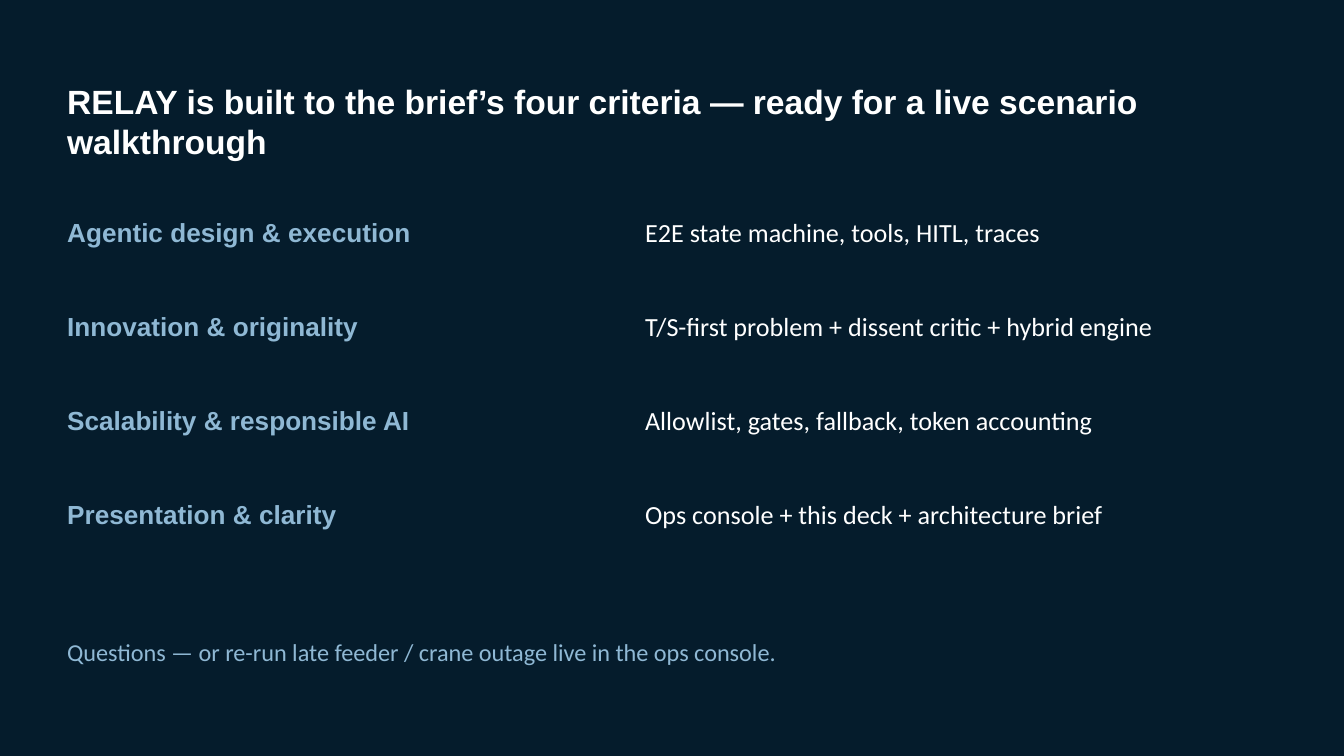
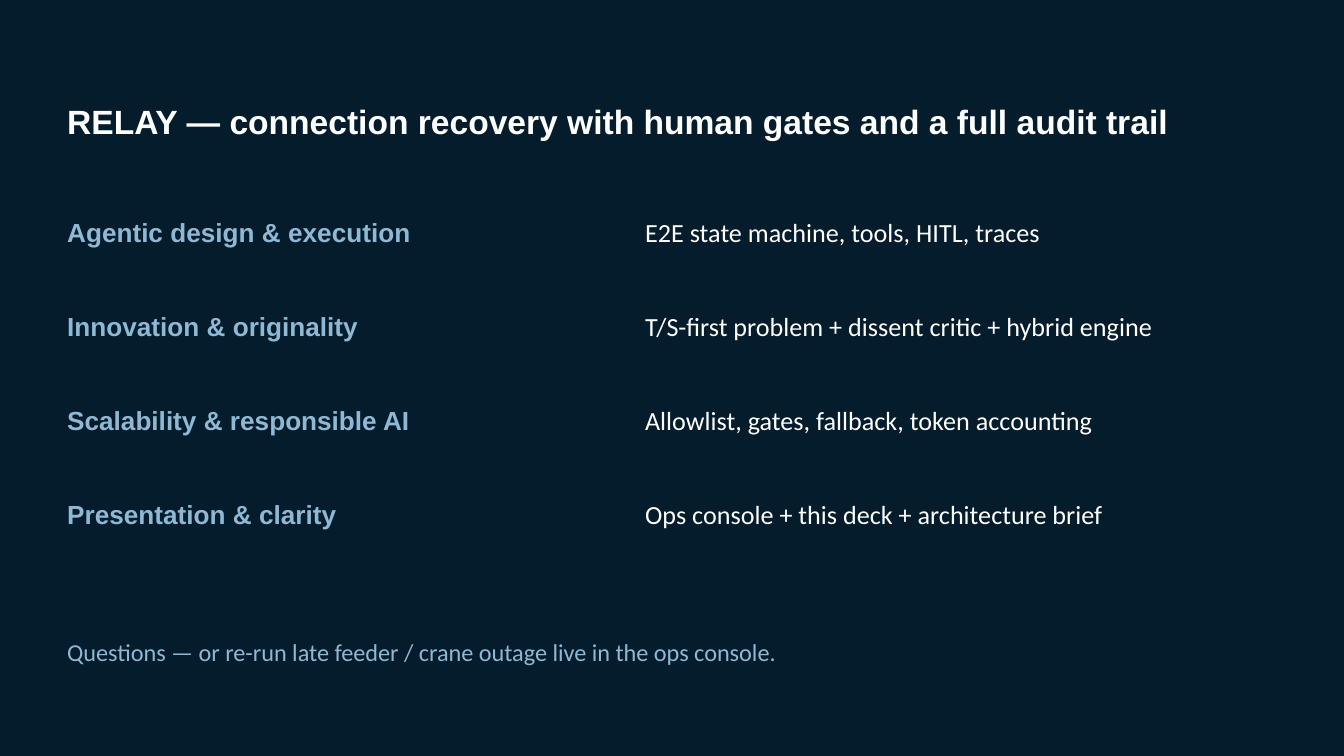
Before and after one commit to piyaphat38030/psa-relay, a slide deck: slide 10 of deliverables/RELAY_Presentation.pptx. Drawn at 1344x756 pixels with LibreOffice and Linux fonts; fonts in the diff are those of the drawing. Boxes give left, top, right and bottom in pixels: in the first picture for what was removed or moved away, otherwise in the second. Text is boxed around its words. In the diff, an @@ line names an element or a change of style, - is before the commit and + after.

```diff
--- a/deliverables/RELAY_Presentation.pptx
+++ b/deliverables/RELAY_Presentation.pptx
@@ text at (67, 109, 1168, 140): text changed @@
-RELAY is built to the brief’s four criteria — ready for a live scenario walkthrough
+RELAY — connection recovery with human gates and a full audit trail
```
Also in this commit, not shown: 13 other slides changed, 2 other files.
